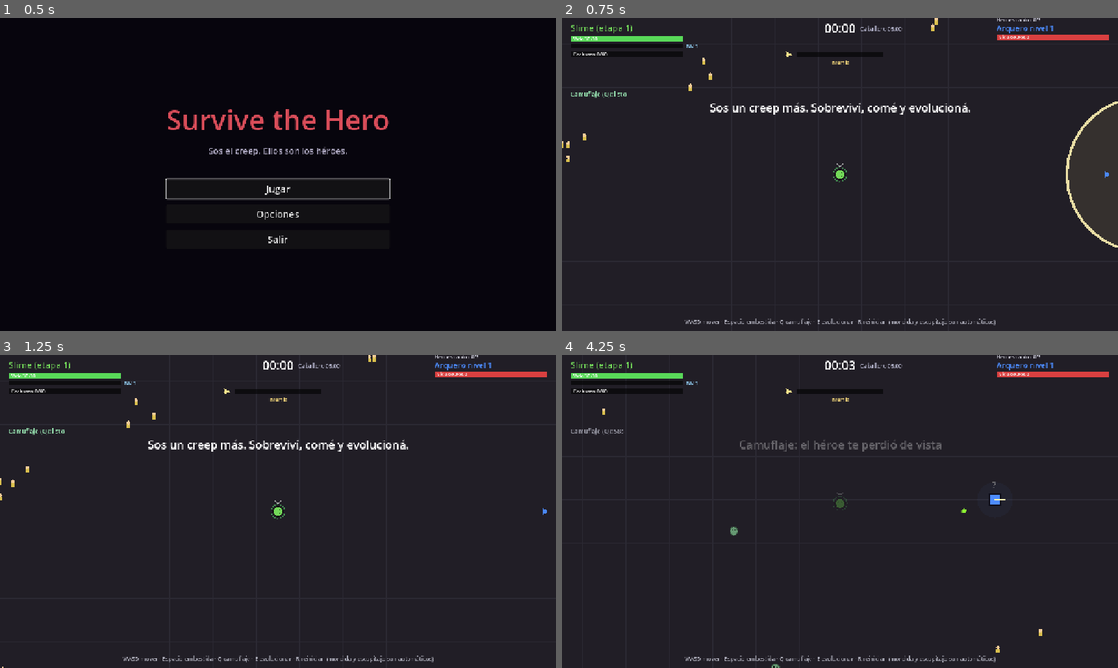
Above: before the commit, frames 1-4 (two rows, left to right).
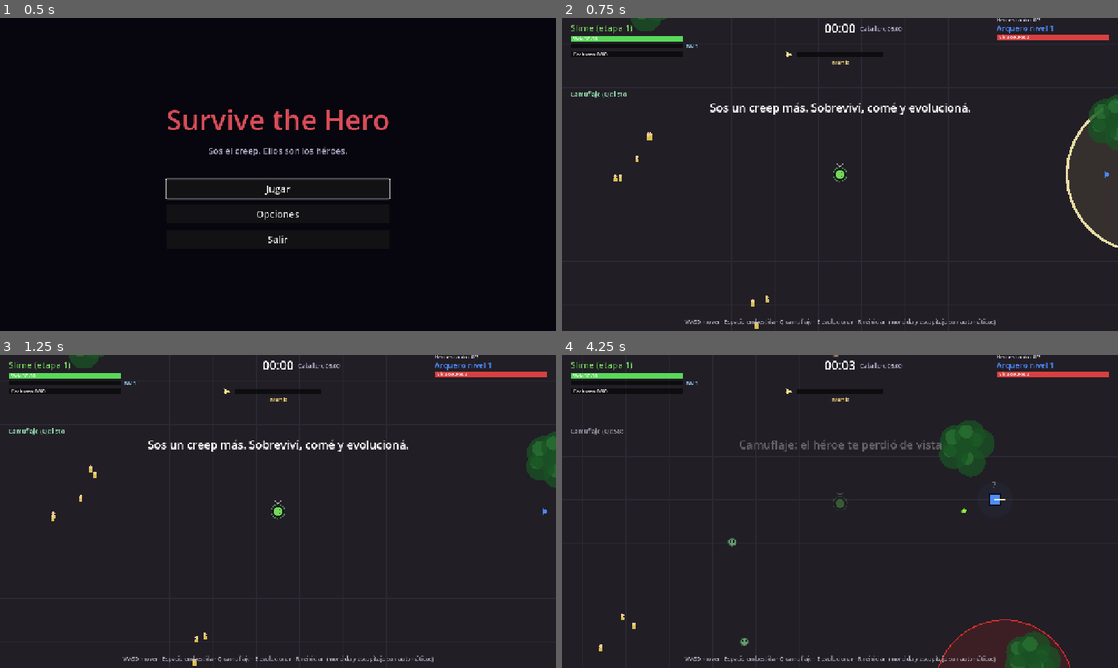
Above: after the commit, the same moments.

Repository: FedeOsorio/survive-the-hero
Game: Godot game, scene res://scenes/menu.tscn
Two runs of this game, one before a commit and one after it. Both use one fixed random seed, a clock stepped at 60 frames per second and the inputs below.
Inputs (mouse positions are in pixels of both pictures, inside the frame that each line leads up to):
- Up to frame 1 (0.5 s): no input
- Up to frame 2 (0.75 s): click "Jugar" at 0.5 s
- Up to frame 3 (1.25 s): no input
- Up to frame 4 (4.25 s): tap Enter (ui_accept) at 1.25, 1.52, 2.27, 3.77 s; move the mouse to (962, 495) at 1.27 s; hold D (move_right) 1.28-2.03 s; tap Space (dash) at 1.35, 2.3, 2.85, 3.8 s; click (962, 495) at 1.42 s; tap Q (stealth) at 1.55, 2.1, 3.05 s; move the mouse to (728, 527) at 2.02 s; hold S (move_down) 2.03-2.78 s; move the mouse to (895, 442) at 2.77 s; hold D (move_right) 2.78-3.53 s; move the mouse to (812, 574) at 3.52 s; hold W (move_up) from 3.53 s (still down); tap 1 (pick_1) at 3.6 s; click (812, 574) at 3.67 s

Frame 1 is identical in both runs. In frame 2, 1.1% of the frame differs, in the area x 0-100%, y 0-100%; in frame 3, 1.1%; in frame 4, 4.1%, in the area x 6-92%, y 0-100%.

Commit message:
Tanda S5: arbustos para esconderte
Claude-Session: https://claude.ai/code/session_0131SmXs6jCLqLr1EGxSzfTS

Diff:
--- a/scripts/balance.gd
+++ b/scripts/balance.gd
@@ -599,3 +599,13 @@
 const RALLY_COOLDOWN := [12.0, 10.0, 8.0] # por rango
 const RALLY_AIM_DIST := 250.0 # con stick, el punto queda a esta distancia
 const ARM_WEIGHT := 3 # en el sorteo, las mutaciones de arma pesan esto contra las de +%
+
+# --- Arbustos (tanda S5; los maneja el programador de sistemas) ---------------
+const BUSH_COUNT := 14
+const BUSH_RADIUS := 70.0
+const BUSH_MIN_GAP := 250.0 # entre matas
+const BUSH_CENTER_CLEAR := 300.0 # lejos de donde arrancás
+const BUSH_HIDE_TIME := 8.0 # s de uso seguido antes de marchitarse
+const BUSH_WITHER_TIME := 20.0 # marchita (o quemada por un ataque de jefe) no esconde
+const BUSH_REVEAL_ON_ATTACK := 2.0 # atacar desde adentro te deja a la vista
+const BUSH_HUNT_ESCAPE_DIST := 250.0 # cazándote, te pierde en el arbusto solo si estás más lejos
--- /dev/null
+++ b/scripts/bushes.gd
@@ -0,0 +1,120 @@
+extends Node2D
+## Arbustos (world.bushes): matas donde el creep se esconde de la sospecha de los héroes.
+## Cada mata aguanta BUSH_HIDE_TIME de uso seguido y se marchita BUSH_WITHER_TIME
+## (también si la toca un ataque de jefe). Atacar desde adentro te revela un rato.
+## Se dibujan por encima del creep y de la horda.
+
+const B := preload("res://scripts/balance.gd")
+
+var world
+var _bushes: Array = [] # {pos, use_t, wither_t, blobs: [[offset, radius]]}
+var _inside = null # la mata activa donde está el creep, o null
+var _reveal_t := 0.0
+
+
+func _ready() -> void:
+	z_index = 4
+	var center := B.ARENA_SIZE * 0.5
+	var margin := B.BUSH_RADIUS + 40.0
+	var tries := 0
+	while _bushes.size() < B.BUSH_COUNT and tries < 2000:
+		tries += 1
+		var pos: Vector2 = Vector2(world.rng.randf_range(margin, B.ARENA_SIZE.x - margin), world.rng.randf_range(margin, B.ARENA_SIZE.y - margin))
+		if pos.distance_to(center) < B.BUSH_CENTER_CLEAR or pos.distance_to(world.player.position) < B.BUSH_CENTER_CLEAR:
+			continue
+		var ok := true
+		for b in _bushes:
+			if pos.distance_to(b.pos) < B.BUSH_MIN_GAP:
+				ok = false
+				break
+		if ok:
+			_bushes.append({"pos": pos, "use_t": 0.0, "wither_t": 0.0, "blobs": _blobs()})
+
+
+## 3 a 5 arbustos superpuestos que llenan la mata.
+func _blobs() -> Array:
+	var out: Array = []
+	var n: int = world.rng.randi_range(3, 5)
+	for i in n:
+		var a: float = TAU * i / n + world.rng.randf_range(-0.4, 0.4)
+		var r: float = world.rng.randf_range(0.45, 0.6) * B.BUSH_RADIUS
+		out.append([Vector2.from_angle(a) * (B.BUSH_RADIUS - r) * 0.9, r])
+	return out
+
+
+func _process(delta: float) -> void:
+	if not world.running:
+		return
+	_reveal_t = maxf(_reveal_t - delta, 0.0)
+	var p = world.player
+	_inside = null
+	for b in _bushes:
+		if b.wither_t > 0.0:
+			b.wither_t -= delta
+			b.use_t = 0.0
+			continue
+		if p.position.distance_to(b.pos) < B.BUSH_RADIUS:
+			_inside = b
+			b.use_t += delta
+			if b.use_t >= B.BUSH_HIDE_TIME:
+				_wither(b)
+				_inside = null
+		else:
+			b.use_t = 0.0 # "uso seguido": salir lo reinicia
+	queue_redraw()
+
+
+func _wither(b: Dictionary) -> void:
+	b.wither_t = B.BUSH_WITHER_TIME
+	b.use_t = 0.0
+
+
+## El creep está escondido en una mata (y no atacó hace poco).
+func hiding() -> bool:
+	return _inside != null and _reveal_t <= 0.0
+
+
+## Atacaste (escupitajo, embestida, mordida al héroe): si estás adentro, te ven un rato.
+func reveal() -> void:
+	if _inside != null:
+		_reveal_t = B.BUSH_REVEAL_ON_ATTACK
+
+
+## ¿El arbusto te esconde de "h"? Si te está cazando, solo a más de BUSH_HUNT_ESCAPE_DIST.
+func hides_from(h) -> bool:
+	if not hiding():
+		return false
+	if h != null and h.hunting_you():
+		return h.position.distance_to(world.player.position) > B.BUSH_HUNT_ESCAPE_DIST
+	return true
+
+
+## Un ataque de jefe (hero_attacks.gd) que toca una mata la quema.
+func burn_zone(attacks, z: Dictionary) -> void:
+	for b in _bushes:
+		if b.wither_t <= 0.0 and attacks._inside(z, b.pos, B.BUSH_RADIUS):
+			_wither(b)
+
+
+func _draw() -> void:
+	for b in _bushes:
+		var withered: bool = b.wither_t > 0.0
+		var dark := Color(0.4, 0.28, 0.12, 0.75) if withered else Color(0.1, 0.32, 0.14, 0.75)
+		var light := Color(0.5, 0.36, 0.16, 0.75) if withered else Color(0.16, 0.45, 0.2, 0.75)
+		for blob in b.blobs:
+			draw_circle(b.pos + blob[0], blob[1], dark)
+			draw_circle(b.pos + blob[0] + Vector2(-blob[1] * 0.25, -blob[1] * 0.25), blob[1] * 0.45, light)
+		if b == _inside and b.use_t > 0.0:
+			var w := B.BUSH_RADIUS * 1.4
+			var k: float = 1.0 - b.use_t / B.BUSH_HIDE_TIME
+			var at: Vector2 = b.pos + Vector2(-w * 0.5, -B.BUSH_RADIUS - 12.0)
+			draw_rect(Rect2(at, Vector2(w, 4)), Color(0, 0, 0, 0.6))
+			draw_rect(Rect2(at, Vector2(w * k, 4)), Color(0.5, 0.95, 0.4))
+	if hiding():
+		_leaf(world.player.position + Vector2(0, -world.player.radius - 14.0))
+
+
+## Ícono de hoja sobre el creep escondido.
+func _leaf(at: Vector2) -> void:
+	draw_colored_polygon(PackedVector2Array([at + Vector2(0, -6), at + Vector2(5, 0), at + Vector2(0, 6), at + Vector2(-5, 0)]), Color(0.45, 0.95, 0.4))
+	draw_line(at + Vector2(0, -5), at + Vector2(0, 7), Color(0.15, 0.4, 0.15), 1.0)
--- a/scripts/creep.gd
+++ b/scripts/creep.gd
@@ -194,7 +194,7 @@
 	stealth_cd = maxf(stealth_cd - delta, 0.0)
 	stealth_t = maxf(stealth_t - delta, 0.0)
 	root_t = maxf(root_t - delta, 0.0)
-	modulate.a = 0.35 if stealth_t > 0.0 else 1.0
+	modulate.a = 0.35 if stealth_t > 0.0 else (0.5 if world.bushes.hiding() else 1.0)
 	_combo_t -= delta
 	if _combo_t <= 0.0:
 		combo = 1.0
@@ -206,6 +206,7 @@
 		_dash_dir = _facing
 		_dash_hit = false
 		_dash_victims.clear()
+		world.bushes.reveal()
 	# la evolución de etapa es automática (si hay una elección de mutación abierta, al cerrarla)
 	if can_evolve() and pending_choices.is_empty():
 		_evolve()
@@ -260,6 +261,7 @@
 				hero.take_damage(bite, true, true)
 				world.shake()
 				world.fx.melee_hit()
+				world.bushes.reveal()
 				if rank("mandibula") > 0:
 					hero.status.bleed(bite * B.BLEED_MULT)
 			else:
@@ -277,6 +279,7 @@
 			target = _closest(world.infamy.paladins, B.SPIT_RANGE) # a los civiles nunca: mordida o embestida
 		if target != null:
 			_spit_cd = spit_cooldown()
+			world.bushes.reveal()
 			var dir: Vector2 = (target.position - position).normalized()
 			var shots := 1 + rank("doble")
 			for i in shots:
--- a/scripts/hero_attacks.gd
+++ b/scripts/hero_attacks.gd
@@ -92,7 +92,7 @@
 ## HERO_ATTACK_CLUSTER_RADIUS, a menos de HERO_ATTACK_TARGET_RANGE. null si no hay.
 func _pick_target():
 	var p = world.player
-	if hero.hunting_you() and (not world.player_hidden() or hero.ignores_stealth()):
+	if hero.hunting_you() and (not world.player_hidden(hero) or hero.ignores_stealth()):
 		return p.position
 	var best = null
 	var best_n := 0
@@ -185,6 +185,7 @@
 
 func _strike(z: Dictionary) -> void:
 	world.fx.boss_strike(z.pos)
+	world.bushes.burn_zone(self, z) # los arbustos que toca se queman
 	world.shake()
 	_fx.append({"zone": z, "t": B.HERO_ATTACK_FLASH})
 	for m in world.minions.duplicate():
--- a/scripts/hero_base.gd
+++ b/scripts/hero_base.gd
@@ -102,7 +102,7 @@
 	if target == null or not is_instance_valid(target):
 		return false
 	if target == world.player:
-		return not world.player_hidden()
+		return not world.player_hidden(self)
 	return world.minions.has(target)
 
 
--- a/scripts/hero_brain.gd
+++ b/scripts/hero_brain.gd
@@ -22,7 +22,7 @@
 		suspicion = maxf(suspicion - B.SUSPICION_DECAY * delta, 0.0)
 	if sight == Sight.HUNT:
 		_hunt_t -= delta
-		if world.player_hidden() or position.distance_to(p.position) > B.HUNT_LOSE_DIST or _hunt_t <= 0.0:
+		if world.player_hidden(self) or position.distance_to(p.position) > B.HUNT_LOSE_DIST or _hunt_t <= 0.0:
 			sight = Sight.SEARCH
 			_search_t = B.HUNT_SEARCH_TIME
 			suspicion = B.SUSPICION_AFTER_HUNT
@@ -36,7 +36,7 @@
 
 
 func _sees(p) -> bool:
-	return not world.player_hidden() and position.distance_to(p.position) < B.RECOGNIZE_RANGE
+	return not world.player_hidden(self) and position.distance_to(p.position) < B.RECOGNIZE_RANGE
 
 
 ## Hiciste algo que un creep común no hace (comer, robar una gema, esquivar, matar un
@@ -71,7 +71,7 @@
 
 
 func _think() -> void:
-	var hunting: bool = hunting_you() and not world.player_hidden()
+	var hunting: bool = hunting_you() and not world.player_hidden(self)
 	target = _pick_hunt_target() if hunting else _pick_target()
 	var low_hp := _fury_run_t > 0.0 # la carrera corta al enfurecerse
 	var mistake := _rng.randf() < B.HERO_MISTAKE_CHANCE
@@ -173,7 +173,7 @@
 	var best_score := -INF
 	var reach := B.HERO_RANGE * 1.3
 	var candidates: Array = world.minions.duplicate()
-	if not world.player_hidden():
+	if not world.player_hidden(self):
 		candidates.append(world.player)
 	for c in candidates:
 		var d := position.distance_to(c.position)
--- a/scripts/hero_traits.gd
+++ b/scripts/hero_traits.gd
@@ -80,7 +80,7 @@
 func _update_shield(delta: float) -> void:
 	var aim = null
 	var p = world.player
-	if hero.hunting_you() and not world.player_hidden():
+	if hero.hunting_you() and not world.player_hidden(hero):
 		aim = p.position
 	else:
 		var close = hero._nearest(world.minions_near(hero.position), INF)
--- a/scripts/main.gd
+++ b/scripts/main.gd
@@ -21,6 +21,7 @@
 const Hud := preload("res://scripts/hud.gd")
 const Pause := preload("res://scripts/pause.gd")
 const Fx := preload("res://scripts/fx.gd")
+const Bushes := preload("res://scripts/bushes.gd")
 
 const GRID_CELL := 64.0
 
@@ -63,6 +64,7 @@
 
 var hud
 var fx # fx.gd: partículas, números de daño, hit-stop
+var bushes # bushes.gd: matas donde esconderte
 var _entities: Node2D
 var _spawn_accum := 0.0
 var _grid := {}
@@ -101,6 +103,9 @@
 	player.position = center + Vector2(-350, 0)
 	player.invulnerable = sim_mode and not bot_mode
 	_entities.add_child(player)
+	bushes = Bushes.new()
+	bushes.world = self
+	add_child(bushes)
 
 	heroes.start(center + Vector2(350, 0))
 
@@ -389,9 +394,10 @@
 	return level
 
 
-## El jugador no se ve: camuflaje (la S5 suma arbustos acá).
-func player_hidden() -> bool:
-	return player.stealth_t > 0.0
+## El jugador no se ve: camuflaje, o escondido en un arbusto ("h": el héroe que mira;
+## si te está cazando, el arbusto solo te esconde lejos de él).
+func player_hidden(h = null) -> bool:
+	return player.stealth_t > 0.0 or (bushes != null and bushes.hides_from(h))
 
 
 ## Hiciste algo que un creep común no hace: suma sospecha a cada héroe que te ve.
Not shown, added: scripts/bushes.gd.uid
Not shown, changed: CLAUDE.md
